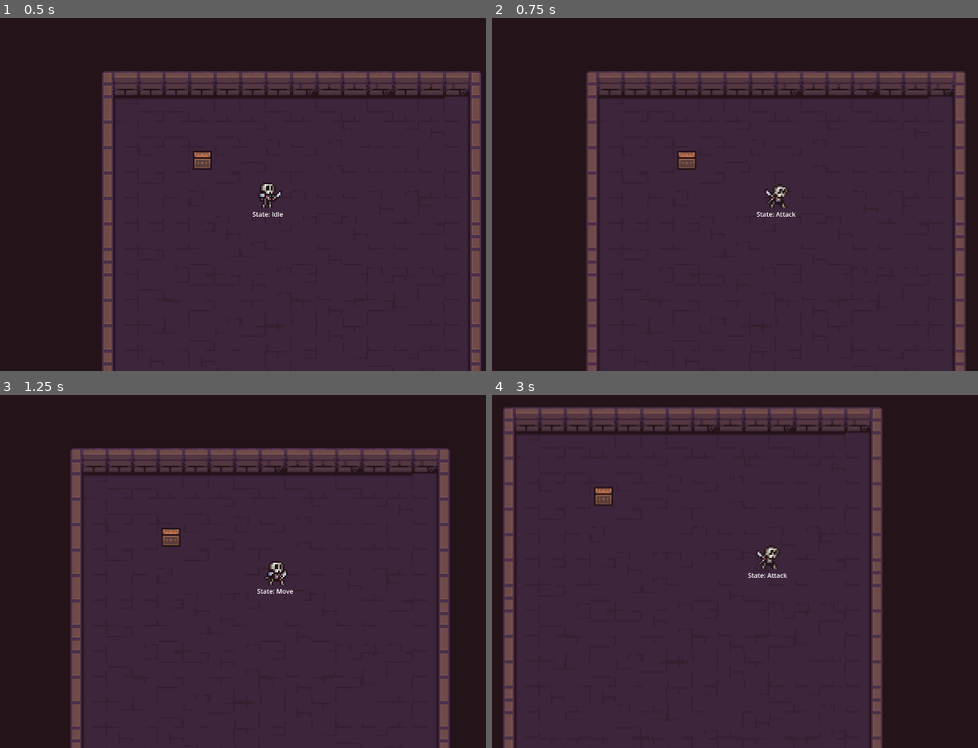
Above: before the commit, frames 1-4 (two rows, left to right).
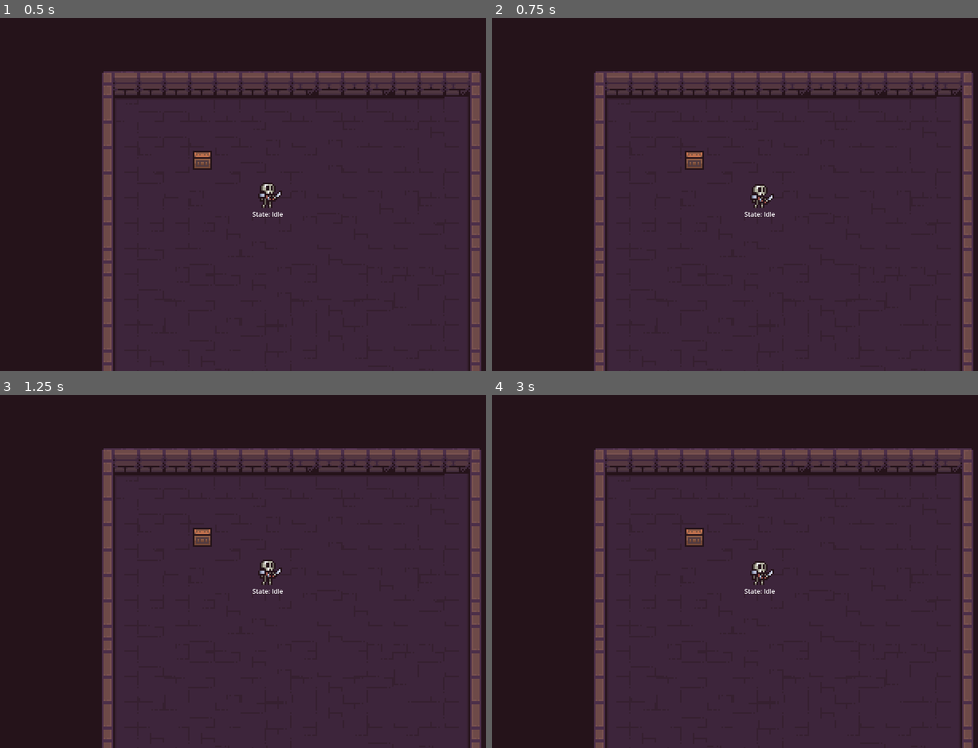
Above: after the commit, the same moments.

Repository: zTiagok/godot.2D_dungeon_prototype
Game: Godot game, scene res://Prefabs/Maps/Map0.prefab.tscn
The game is run twice, just before and just after one commit, with the same random seed, the same clock (stepped at 60 frames per second) and the same inputs.
Inputs:
- Up to frame 1 (0.5 s): no input
- Up to frame 2 (0.75 s): tap Enter at 0.5 s; hold D (right) from 0.53 s (still down); tap J (attack) at 0.6 s
- Up to frame 3 (1.25 s): keep holding D (right)
- Up to frame 4 (3 s): release D (right) at 1.28 s; hold S (down) 1.28-2.03 s; tap J (attack) at 1.35, 2.1, 2.85 s; hold D (right) 2.03-2.78 s; hold W (up) from 2.78 s (still down)

Frame 1 is identical in both runs. In frame 2, 7.2% of the frame differs, in the area x 19-100%, y 15-100%; in frame 3, 14%; in frame 4, 42%, in the area x 2-100%, y 3-100%.
Error after the commit: Parse Error: Value of type "EntityBehaviour" cannot be assigned to a variable of type "PlayerBehaviour". (res://Scripts/Entities/Player/States/IdleState.script…

Commit message:
feat!: Trying to center the Entity class.

Diff:
--- a/Prefabs/Entities/Environment/Box.prefab.tscn
+++ b/Prefabs/Entities/Environment/Box.prefab.tscn
@@ -1,5 +1,6 @@
-[gd_scene load_steps=5 format=3 uid="uid://b8lro1c2nf02v"]
+[gd_scene load_steps=6 format=3 uid="uid://b8lro1c2nf02v"]
 
+[ext_resource type="Script" uid="uid://bxwokko8c0eng" path="res://Scripts/Entities/Environment/BoxBehaviour.script.gd" id="1_375bp"]
 [ext_resource type="Texture2D" uid="uid://dektpt2t2oicm" path="res://Assets/Pixel Art/2D Pixel Dungeon Asset Pack/character and tileset/Dungeon_Tileset.png" id="1_fj7cf"]
 [ext_resource type="PackedScene" uid="uid://n2fu51jqshfg" path="res://Prefabs/Common/Hurtbox.prefab.tscn" id="2_b0ybr"]
 
@@ -9,8 +10,9 @@
 [sub_resource type="RectangleShape2D" id="RectangleShape2D_375bp"]
 size = Vector2(12, 3)
 
-[node name="Box" type="Node2D"]
+[node name="Box" type="StaticBody2D"]
 z_index = 1
+script = ExtResource("1_375bp")
 
 [node name="Sprite2D" type="Sprite2D" parent="."]
 position = Vector2(8, -2)
@@ -27,12 +29,7 @@
 position = Vector2(0, -6)
 shape = SubResource("RectangleShape2D_b0ybr")
 
-[node name="Collision" type="StaticBody2D" parent="."]
-position = Vector2(8, -2)
-collision_layer = 2
-collision_mask = 0
-
-[node name="CollisionShape2D" type="CollisionShape2D" parent="Collision"]
-position = Vector2(0, -1.5)
+[node name="CollisionShape2D" type="CollisionShape2D" parent="."]
+position = Vector2(8, -3.5)
 shape = SubResource("RectangleShape2D_375bp")
 debug_color = Color(0.94019616, 0.19174454, 0.39715213, 0.41960785)
--- a/Prefabs/Entities/Player.prefab.tscn
+++ b/Prefabs/Entities/Player.prefab.tscn
@@ -204,6 +204,7 @@
 [node name="Player" type="CharacterBody2D"]
 collision_mask = 6
 script = ExtResource("1_drjqj")
+movementSpeed = 100.0
 
 [node name="Camera2D" type="Camera2D" parent="."]
 position_smoothing_enabled = true
--- a/Scripts/Common/Hurtbox.script.gd
+++ b/Scripts/Common/Hurtbox.script.gd
@@ -1,8 +1,10 @@
 class_name Hurtbox extends Area2D
 
-signal isDamaged(damage: float)
+var entity : EntityBehaviour
 
+# Função utilizada para dizer que tomou o dano, no qual a Hitbox a encontra
+# através da detecção de colisão com a área do Hurtbox.
 func TakeDamage( damage: float ) -> void:
-	print("Took Damage: ", damage)
+	entity = get_parent()
 
-	isDamaged.emit(damage)
+	entity.TakeDamage(damage)
--- a/Scripts/Entities/Entity.script.gd
+++ b/Scripts/Entities/Entity.script.gd
@@ -1,4 +1,16 @@
 class_name EntityBehaviour extends CharacterBody2D
+
+@export var health : float = 5.0
+@export var movementSpeed : float = 0.0
+@export var canTakeDamage : bool = true
 
 func _ready() -> void:
   self.motion_mode = CharacterBody2D.MOTION_MODE_FLOATING
+
+
+
+# Função utilizada para todas as entidades para manipular o dano recebido.
+func TakeDamage(damage: float) -> void:
+  if (canTakeDamage):
+    health -= damage
+    print(health)
--- /dev/null
+++ b/Scripts/Entities/Environment/BoxBehaviour.script.gd
@@ -0,0 +1 @@
+class_name EnvironmentBoxBehaviour extends EntityBehaviour
--- a/Scripts/Entities/Player/PlayerBehaviour.script.gd
+++ b/Scripts/Entities/Player/PlayerBehaviour.script.gd
@@ -1,5 +1,4 @@
-class_name PlayerBehaviour extends EntityBehaviour
-
+class_name PlayerBehaviour extends CharacterBody2D
 
 @onready var animationPlayer : AnimationPlayer = $AnimationPlayer
 @onready var sprite : Sprite2D = $Sprite2D
--- a/Scripts/Entities/Player/States/MoveState.script.gd
+++ b/Scripts/Entities/Player/States/MoveState.script.gd
@@ -1,7 +1,4 @@
 extends State
-
-
-@export var movementSpeed: float = 100.0
 
 
 var player : PlayerBehaviour
@@ -31,7 +28,7 @@
 func PhysicsUpdate(_delta: float) -> void:
 	# Checa se o Player está apertando uma das direções.
 	if player.currentDirection != Vector2.ZERO:
-		player.velocity = player.currentDirection * movementSpeed
+		player.velocity = player.currentDirection * player.movementSpeed
 
 		# Habilita a física no player.
 		player.move_and_slide()
Not shown, added: Scripts/Entities/Environment/BoxBehaviour.script.gd.uid
